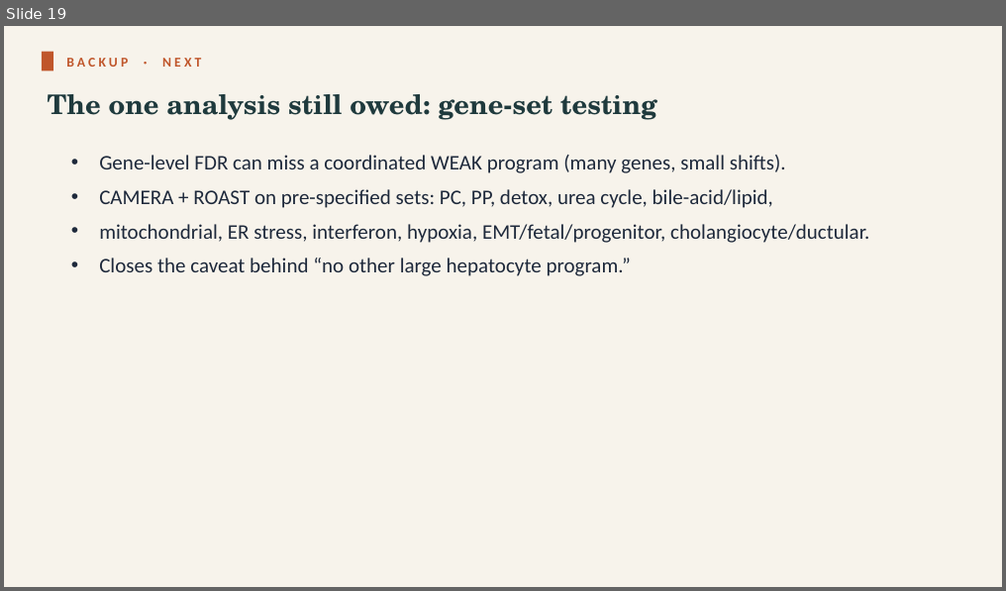
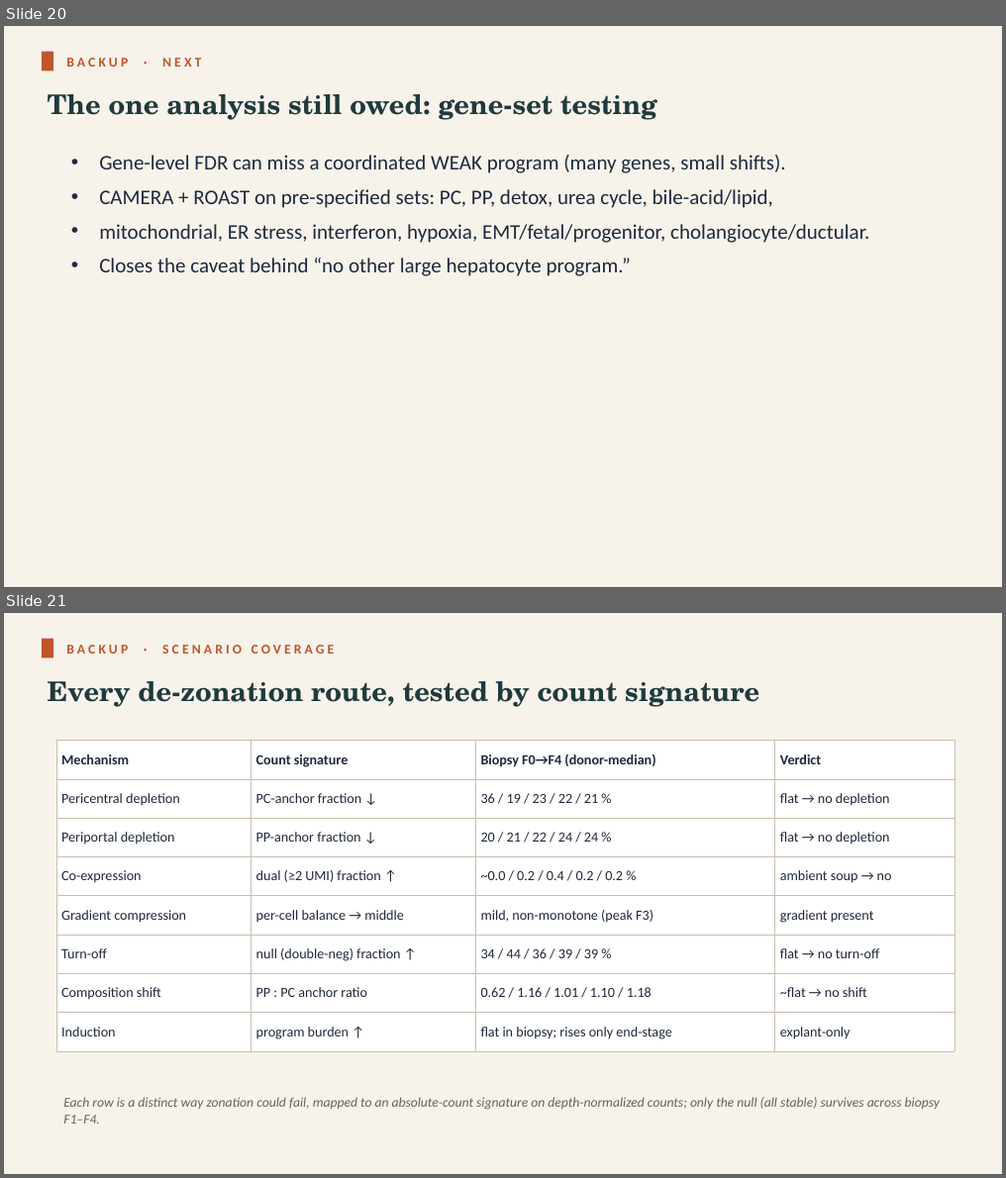
Before and after one commit to roeetekoah/liver-zonation, a slide deck: presentation/MASLD_zonation.pptx. Shown one above the other, each under a label of ours: slide 19 before the commit, slides 20 and 21 after it. The pictures are 1006x591 and 1006x1178 pixels, drawn with LibreOffice and Linux fonts; fonts in the diff are those of the drawing. Boxes give left, top, right and bottom in pixels: in the first picture for what was removed or moved away, otherwise in the second. Text is boxed around its words. In the diff, an @@ line names an element or a change of style, - is before the commit and + after.

```diff
--- a/presentation/MASLD_zonation.pptx
+++ b/presentation/MASLD_zonation.pptx
@@ slide 21 added at (4, 613, 1002, 1174), background #F7F3EB @@
@@ rectangle added at (42, 639, 54, 658), fill #C0562B @@
@@ text added at (66, 645, 335, 654), 13 pt, text #C0562B, bold @@
+BACKUP · SCENARIO COVERAGE
@@ text added at (48, 681, 759, 707), 26 pt, text #1F3A3D, bold @@
+Every de-zonation route, tested by count signature
@@ table added at (56, 741, 954, 1044), 8 rows, 4 columns @@
+Mechanism | Count signature | Biopsy F0→F4 (donor-median) | Verdict
+Pericentral depletion | PC-anchor fraction ↓ | 36 / 19 / 23 / 22 / 21 % | flat → no depletion
+Periportal depletion | PP-anchor fraction ↓ | 20 / 21 / 22 / 24 / 24 % | flat → no depletion
+Co-expression | dual (≥2 UMI) fraction ↑ | ~0.0 / 0.2 / 0.4 / 0.2 / 0.2 % | ambient soup → no
+Gradient compression | per-cell balance → middle | mild, non-monotone (peak F3) | gradient present
+Turn-off | null (double-neg) fraction ↑ | 34 / 44 / 36 / 39 / 39 % | flat → no turn-off
+Composition shift | PP : PC anchor ratio | 0.62 / 1.16 / 1.01 / 1.10 / 1.18 | ~flat → no shift
+Induction | program burden ↑ | flat in biopsy; rises only end-stage | explant-only
@@ text added at (63, 1097, 940, 1124), 13 pt, text #6B6256, italic @@
+Each row is a distinct way zonation could fail, mapped to an absolute-count signature on depth-normalized counts; only the null (all stable) survives across biopsy F1–F4.
@@ what was slide 19 is now slide 20 @@
```
Also in this commit, not shown: 8 slides changed, 1 other slide added, 4 other files.
